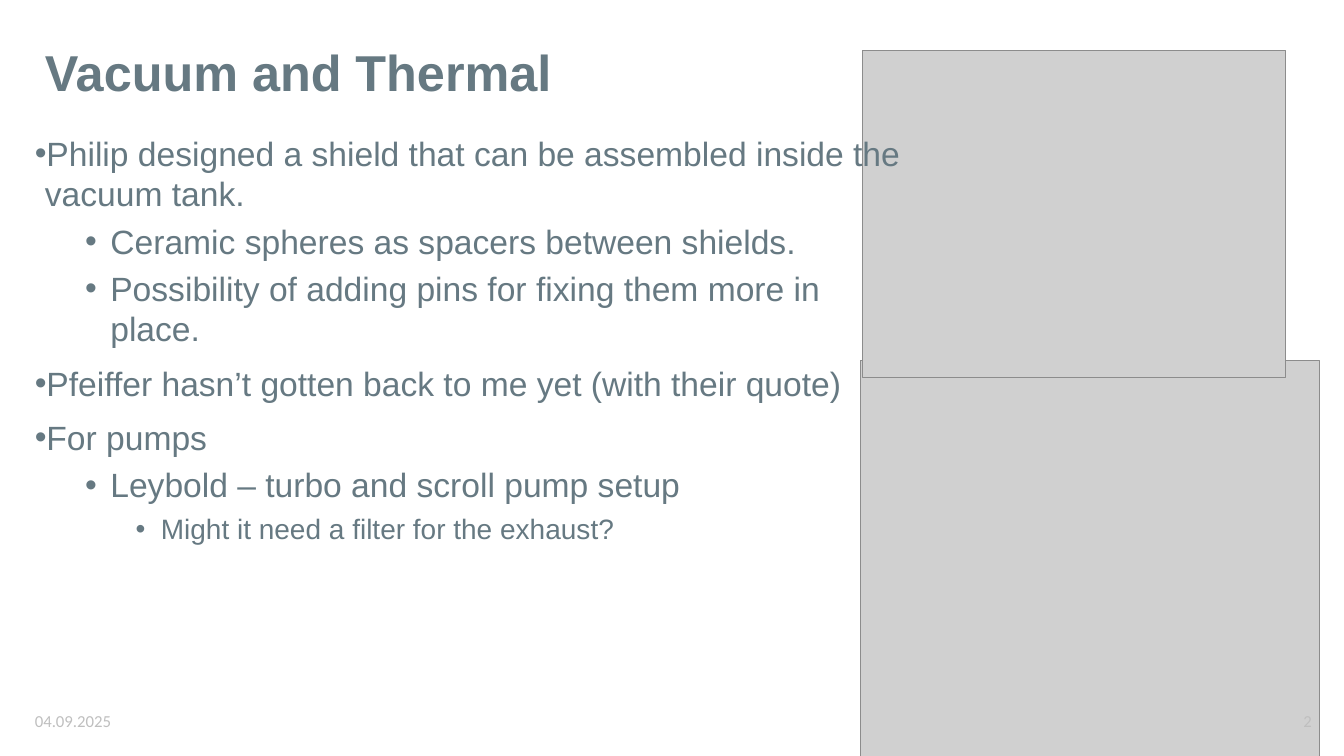
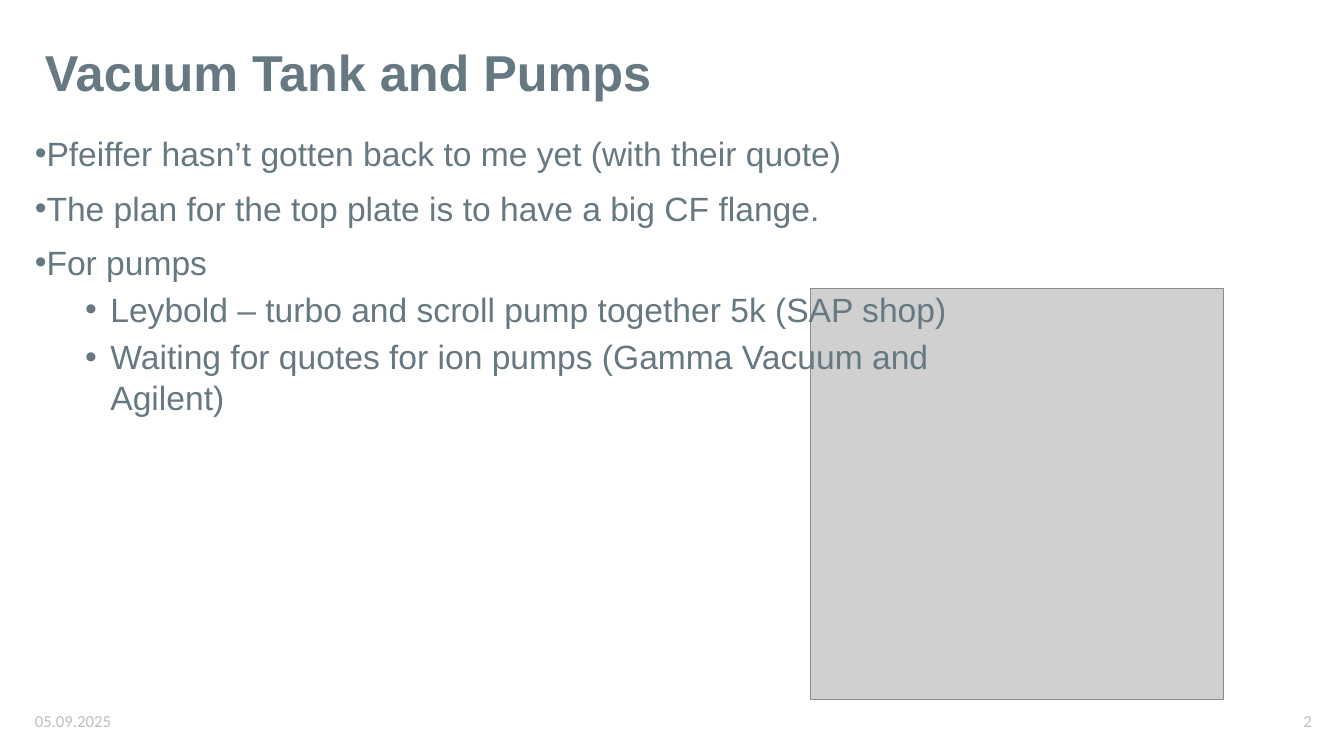
Before and after one commit to karinkruuse/Esitlused, a slide deck: slide 2 of EOS updates.pptx. Drawn at 1344x756 pixels with LibreOffice and Linux fonts; fonts in the diff are those of the drawing; grey boxes stand for pictures. Boxes give left, top, right and bottom in pixels: in the first picture for what was removed or moved away, otherwise in the second. Text is boxed around its words. In the diff, an @@ line names an element or a change of style, - is before the commit and + after.

```diff
--- a/EOS updates.pptx
+++ b/EOS updates.pptx
@@ title at [45,54,651,101]: text changed @@
-Vacuum and Thermal
+Vacuum Tank and Pumps
@@ picture removed at [863,50,1286,378] @@
@@ text at [35,139,900,348]: paragraphs removed @@
-• Philip designed a shield that can be assembled inside the vacuum tank.
-  • Ceramic spheres as spacers between shields.
-  • Possibility of adding pins for fixing them more in place.
@@ text at [35,196,820,228]: paragraph added @@
+• The plan for the top plate is to have a big CF flange.
@@ text at [110,295,946,417]: text changed; size 20 to 24 pt @@
-  • Leybold – turbo and scroll pump setup
-    • Might it need a filter for the exhaust?
+  • Leybold – turbo and scroll pump together 5k (SAP shop)
+  • Waiting for quotes for ion pumps (Gamma Vacuum and Agilent)
@@ picture: place and size @@
-picture at [861,360,1320,756]
+picture at [811,288,1224,700]
@@ text at [35,716,111,727]: text changed @@
-04.09.2025
+05.09.2025
@@ page number added at [1303,716,1311,727], 12 pt, text #BFBFBF @@
+2
```
Also in this commit, not shown: 2 other slides changed, 1 slide added, 1 other file.
